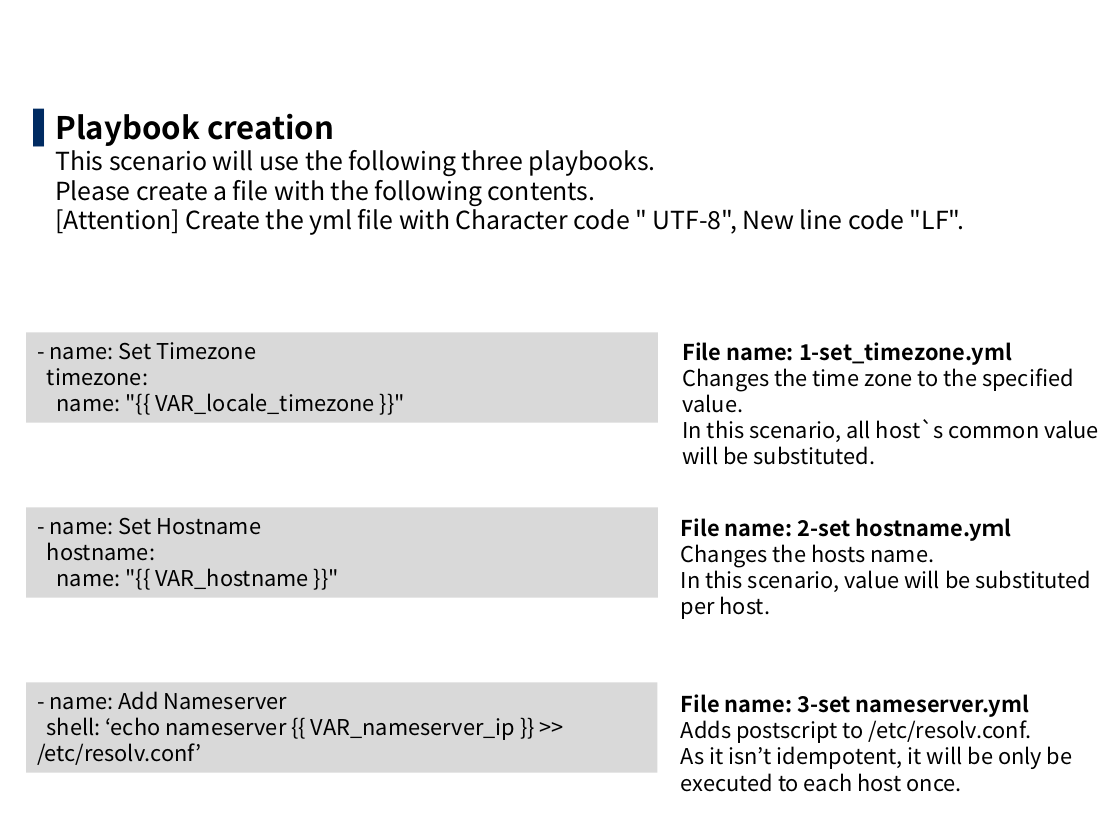
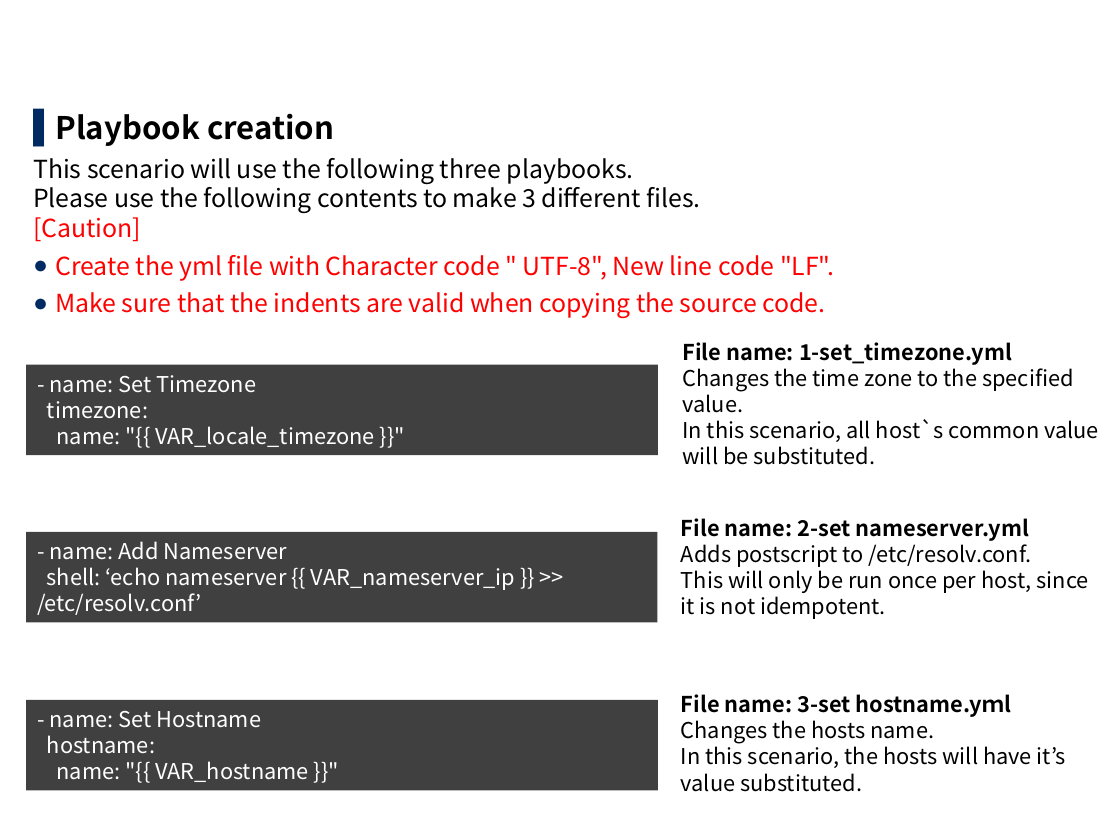
Before and after one commit to exastro-suite/it-automation-docs, a slide deck: slide 10 of asset/Learn/ITA-hg-ps_practice_en.pptx. Drawn at 1120x840 pixels with LibreOffice and Linux fonts; fonts in the diff are those of the drawing; background and template pictures are left out. Boxes give left, top, right and bottom in pixels: in the first picture for what was removed or moved away, otherwise in the second. Text is boxed around its words. In the diff, an @@ line names an element or a change of style, - is before the commit and + after.

```diff
--- a/asset/Learn/ITA-hg-ps_practice_en.pptx
+++ b/asset/Learn/ITA-hg-ps_practice_en.pptx
@@ text at (33, 113, 834, 319): text changed; text colour #000000 to #FF0000 @@
-▌ Playbook creation
-  This scenario will use the following three playbooks.
-  Please create a file with the following contents.
-  [Attention] Create the yml file with Character code " UTF-8", New line code "LF".
+▌ Playbook creation
+This scenario will use the following three playbooks.
+Please use the following contents to make 3 different files.
+[Caution]
+● Create the yml file with Character code " UTF-8", New line code "LF".
+● Make sure that the indents are valid when copying the source code.
@@ rectangle "- name: Set Timezone": place and size @@
-rectangle "- name: Set Timezone" at (26, 333, 657, 423)
+rectangle "- name: Set Timezone" at (26, 365, 657, 456)
@@ rectangle "- name: Add Nameserver": place and size @@
-rectangle "- name: Add Nameserver" at (26, 682, 657, 773)
+rectangle "- name: Add Nameserver" at (26, 532, 657, 623)
@@ text at (681, 518, 1089, 619): text changed @@
-File name: 2-set hostname.yｍl
-Changes the hosts name.
-In this scenario, value will be substituted per host.
+File name: 2-set nameserver.yml
+Adds postscript to /etc/resolv.conf.
+This will only be run once per host, since it is not idempotent.
@@ text colour #000000 to #FFFFFF; fill #D9D9D9 to #404040 in 3 elements at (26, 365, 657, 456), (26, 532, 657, 623), (26, 700, 657, 791) @@
@@ rectangle "- name: Set Hostname": place and size @@
-rectangle "- name: Set Hostname" at (26, 507, 657, 598)
+rectangle "- name: Set Hostname" at (26, 700, 657, 791)
@@ text at (681, 694, 1066, 792): text changed @@
-File name: 3-set nameserver.yml
-Adds postscript to /etc/resolv.conf.
-As it isn’t idempotent, it will be only be executed to each host once.
+File name: 3-set hostname.yｍl
+Changes the hosts name.
+In this scenario, the hosts will have it’s value substituted.
```
Also in this commit, not shown: 27 other slides changed, 7 other files.
